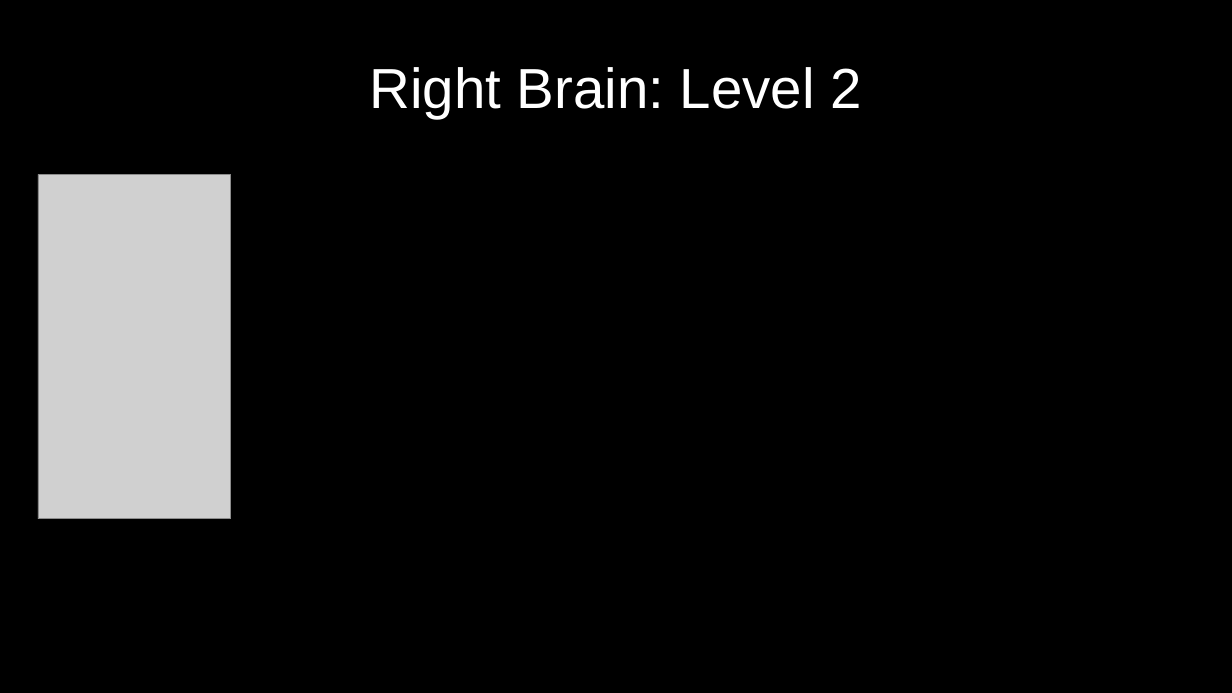
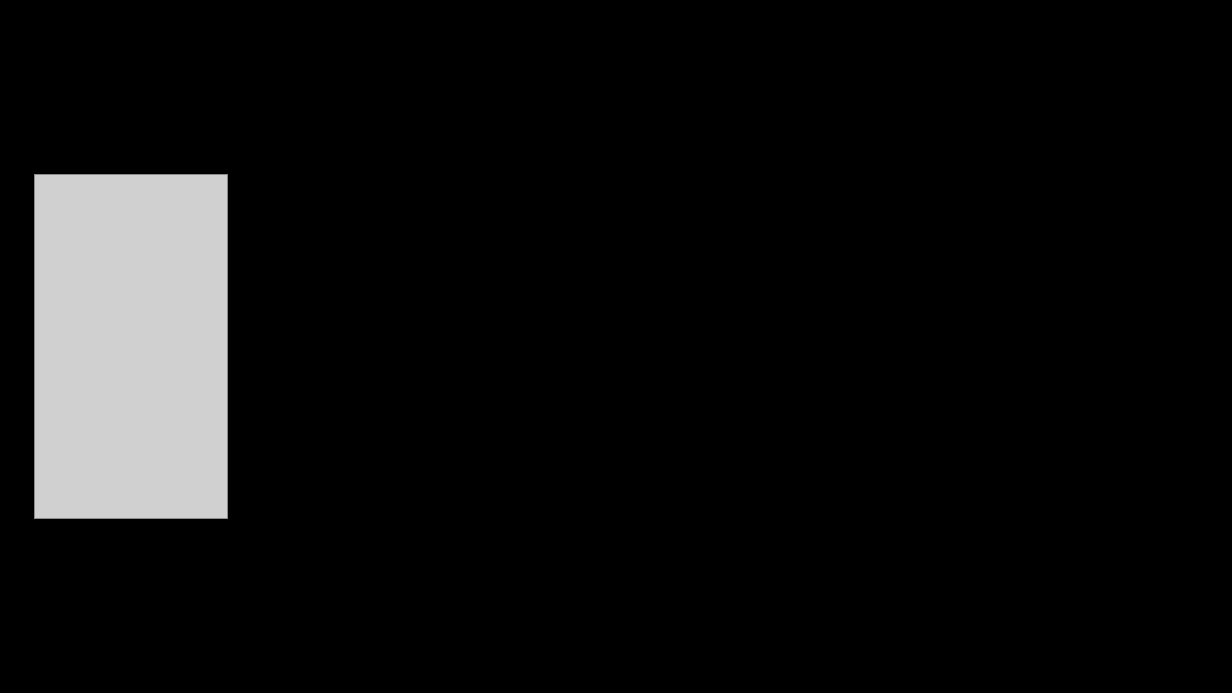
Before and after one commit to greydongilmore/clinical_dicom2bids_smk, a slide deck: slide 9 of resources/medtronic_sensight_reconstructions.pptx. Drawn at 1232x693 pixels with LibreOffice and Linux fonts; fonts in the diff are those of the drawing; grey boxes stand for pictures. Boxes give left, top, right and bottom in pixels: in the first picture for what was removed or moved away, otherwise in the second. Text is boxed around its words. In the diff, an @@ line names an element or a change of style, - is before the commit and + after.

```diff
--- a/resources/medtronic_sensight_reconstructions.pptx
+++ b/resources/medtronic_sensight_reconstructions.pptx
@@ title removed at [369, 67, 861, 118] @@
-Right Brain: Level 2
@@ picture: place and size @@
-picture at [38, 175, 231, 519]
+picture at [34, 175, 227, 519]
```
Also in this commit, not shown: 11 other slides changed, 3 other files.
